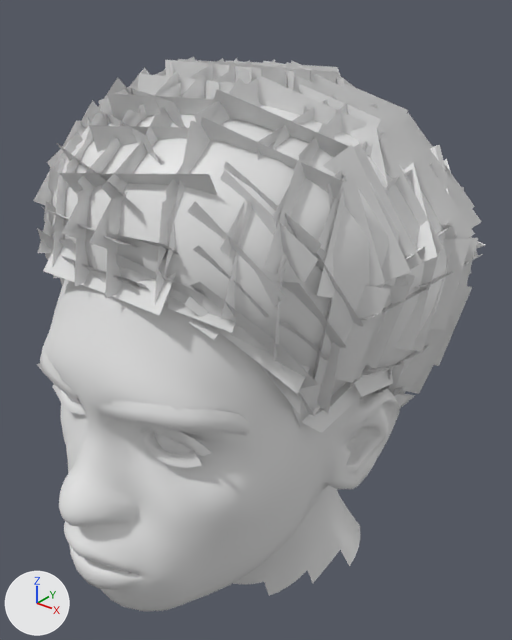
Two versions of the glTF model data/sources/visage/Resources/Faces/amara.glb, one commit apart.
The view is the same before and after, from a 50 mm lens placed at (0.2, -0.284, 1.712), pointed at (0.001, -0.034, 1.557). Arrows for +X, +Y and +Z are at lower left; the lights stay in place. The older version comes first. Where no turn or scale is listed for an object, it has been applied to the vertices. Vertices at exactly the same position are counted once.

In view in the first picture: 'amara.eyebrows', 'amara.eyelashes', 'amara.hair', 'amara.head' and 1 more.
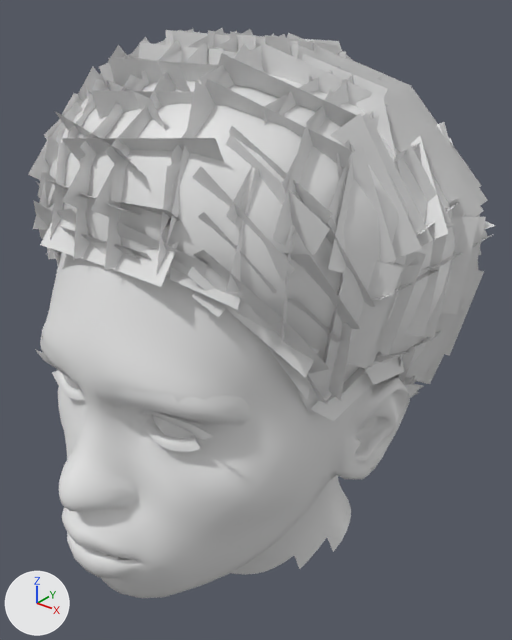
Changed parts and their boxes [x1, y1, x2, y2] in the pictures (512 x 640 px; the box of a moved part takes in the faces that stretch with it):
'amara.hair', reshaped
    before: [33, 57, 485, 433]
    after: [28, 28, 496, 421]
'amara.head', reshaped
    before: [44, 279, 400, 611]
    after: [41, 252, 410, 598]
'amara.eyelashes', reshaped
    before: [37, 363, 211, 468]
    after: [35, 349, 213, 452]
part 2 of me_eyelashes03, moved or reshaped
    before: [141, 423, 211, 468]
    after: [141, 410, 213, 452]
part 3 of me_eyelashes03, moved or reshaped
    before: [37, 363, 85, 414]
    after: [35, 349, 85, 400]
part 4 of me_afro01, moved or reshaped
    before: [189, 318, 222, 340]
    after: [192, 291, 228, 318]
part 5 of me_afro01, moved or reshaped
    before: [100, 272, 177, 315]
    after: [99, 242, 179, 287]
part 6 of me_afro01, moved or reshaped (mostly hidden)
    before: [386, 369, 391, 389]
    after: [396, 356, 401, 378]
part 7 of me_afro01, moved or reshaped
    before: [354, 370, 393, 397]
    after: [365, 357, 404, 385]
part 8 of me_afro01, moved or reshaped
    before: [302, 386, 361, 433]
    after: [311, 373, 373, 421]
part 9 of me_afro01, moved or reshaped
    before: [299, 84, 381, 129]
    after: [302, 54, 388, 98]
part 10 of me_afro01, moved or reshaped (mostly hidden)
    before: [388, 360, 405, 394]
    after: [399, 346, 415, 383]
part 11 of me_afro01, moved or reshaped
    before: [385, 170, 412, 191]
    after: [393, 144, 419, 163]
part 12 of me_afro01, moved or reshaped
    before: [33, 57, 485, 428]
    after: [28, 28, 496, 414]

The edits, one by one:
me_base is used by ob_amara_head; location (0.0, 0.0, 0.0).
me_base had 3120 vertices, 5940 faces and spanned x -0.081..0.081, y -0.157..0.046, z 1.411..1.654.
me_base now has 3070 vertices, 5876 faces and spans x -0.085..0.085, y -0.157..0.047, z 1.425..1.666.
me_base part 1: 16 vertices moved within x -0.076..0.076, y -0.126..-0.035, z 1.516..1.567; 3074 vertices removed from x -0.081..0.081, y -0.157..0.046, z 1.411..1.654; 3040 vertices added at x -0.085..0.085, y -0.157..0.047, z 1.425..1.666.
Other edits to the shape of me_base do not show in these pictures.
me_eyelashes03 is used by ob_amara_eyelashes; location (0.0, 0.0, 0.0).
me_eyelashes03 had 250 vertices, 368 faces and spanned x -0.0532..0.0532, y -0.1307..-0.1193, z 1.5395..1.5596.
me_eyelashes03 now has 250 vertices, 368 faces and spans x -0.054..0.054, y -0.1303..-0.1187, z 1.5466..1.564.
me_eyelashes03 part 2: 125 of 250 vertices moved; they spanned x 0.0158..0.0532, y -0.1307..-0.1193, z 1.5395..1.5596 and now span x 0.0155..0.054, y -0.1303..-0.1187, z 1.5466..1.564; mean shift (0.0, 0.0005, 0.007); largest move (0.0532, -0.1261, 1.5533) -> (0.054, -0.1257, 1.5611).
me_eyelashes03 part 3: 125 of 250 vertices moved; they spanned x -0.0532..-0.0158, y -0.1307..-0.1193, z 1.5395..1.5596 and now span x -0.054..-0.0155, y -0.1303..-0.1187, z 1.5466..1.564; mean shift (0.0, 0.0005, 0.007); largest move (-0.0532, -0.1261, 1.5533) -> (-0.054, -0.1257, 1.5611).
me_afro01 is used by ob_amara_hair; location (0.0, 0.0, 0.0).
me_afro01 had 2188 vertices, 2188 faces and spanned x -0.096..0.096, y -0.137..0.081, z 1.472..1.681.
me_afro01 now has 2188 vertices, 2188 faces and spans x -0.098..0.098, y -0.134..0.081, z 1.479..1.693.
me_afro01 part 4: the loose piece of 4 vertices spanning x 0.039..0.047, y -0.12..-0.103, z 1.595..1.606 is moved by (0.002, 0.001, 0.01).
me_afro01 part 5: the loose piece of 4 vertices spanning x -0.028..0.033, y -0.129..-0.119, z 1.604..1.618 is moved by (0.0, 0.001, 0.011).
me_afro01 part 6: the loose piece of 4 vertices spanning x 0.065..0.076, y -0.032..-0.016, z 1.524..1.559 is moved by (0.004, 0.0, 0.007).
me_afro01 part 7: the loose piece of 4 vertices spanning x 0.069..0.076, y -0.059..-0.025, z 1.546..1.562 is moved by (0.004, 0.0, 0.008).
me_afro01 part 8: the loose piece of 4 vertices spanning x 0.065..0.073, y -0.085..-0.05, z 1.545..1.563 is moved by (0.004, 0.001, 0.007).
me_afro01 part 9: the loose piece of 4 vertices spanning x 0.007..0.066, y -0.046..-0.042, z 1.649..1.678 is moved by (0.001, 0.001, 0.011).
me_afro01 part 10: the loose piece of 4 vertices spanning x 0.062..0.08, y -0.028..-0.022, z 1.526..1.562 is moved by (0.004, 0.0, 0.008).
me_afro01 part 11: the loose piece of 4 vertices spanning x 0.067..0.077, y -0.053..-0.006, z 1.629..1.644 is moved by (0.001, 0.0, 0.01).
me_afro01 part 12: 2092 of 2188 vertices moved; they spanned x -0.096..0.096, y -0.137..0.081, z 1.472..1.681 and now span x -0.098..0.098, y -0.134..0.081, z 1.479..1.693; mean shift (0.0, 0.0, 0.009); largest move (0.027, -0.103, 1.668) -> (0.028, -0.101, 1.68).
Other edits to the shape of me_afro01 do not show in these pictures.
